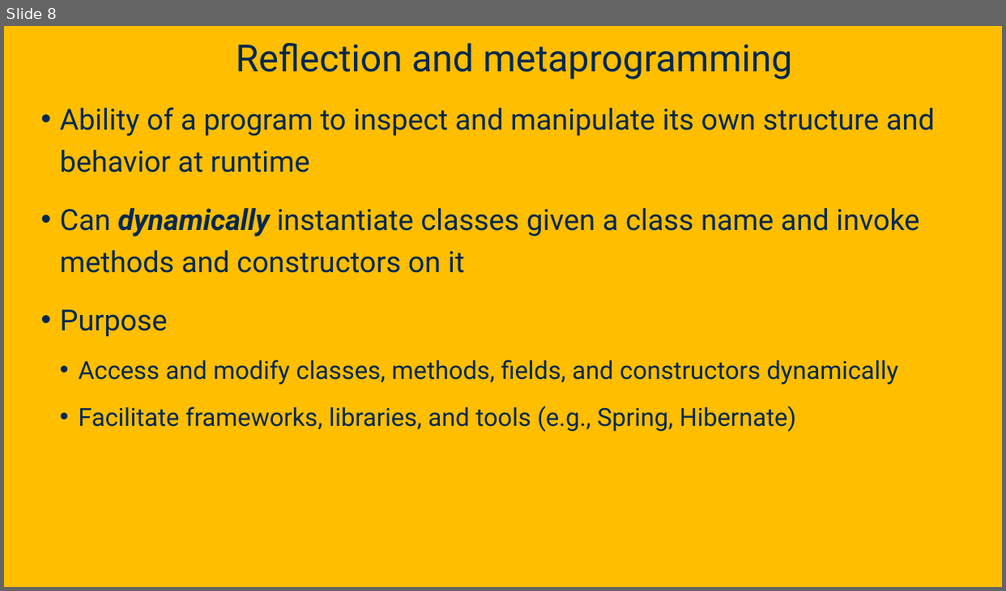
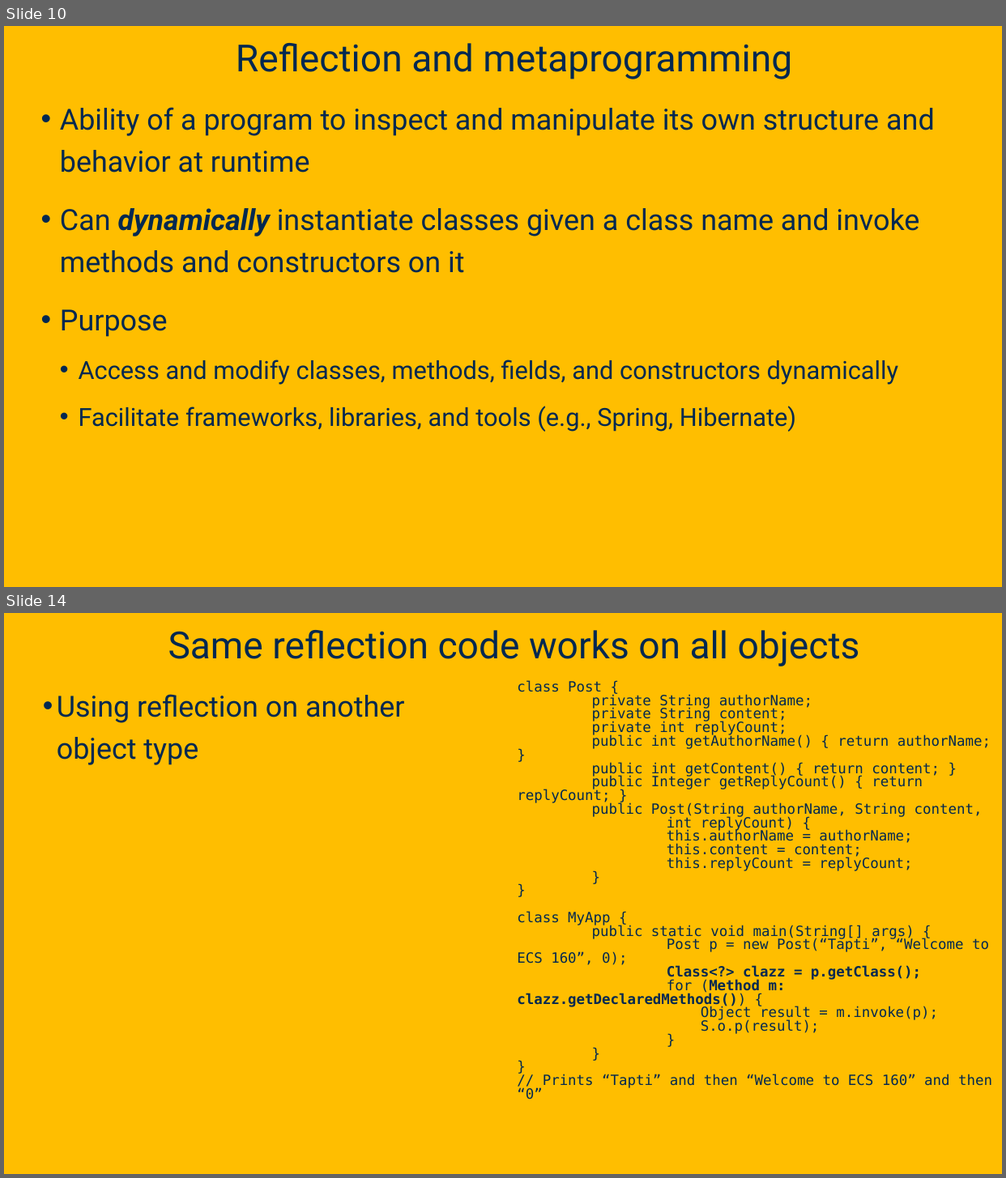
Before and after one commit to davsec-teaching/ECS160-Winter2025, a slide deck: slides/5_annotations_and_reflection.pptx. Shown one above the other, each under a label of ours: slide 8 before the commit, slides 10 and 14 after it; the slides between them are not shown. The pictures are 1006x591 and 1006x1178 pixels, drawn with LibreOffice and Linux fonts; fonts in the diff are those of the drawing; background and template pictures are left out. Boxes give left, top, right and bottom in pixels: in the first picture for what was removed or moved away, otherwise in the second. Text is boxed around its words. In the diff, an @@ line names an element or a change of style, - is before the commit and + after.

```diff
--- a/slides/5_annotations_and_reflection.pptx
+++ b/slides/5_annotations_and_reflection.pptx
@@ slide 14 added at <box>4,613,1002,1174</box>, background picture (left out) @@
@@ title added at <box>168,630,860,666</box>, 36 pt, text #022850 @@
+Same reflection code works on all objects
@@ text added at <box>517,680,992,1100</box>, 13.6 pt, text #022850 @@
+class Post {
+private String authorName;
+private String content;
+private int replyCount;
+public int getAuthorName() { return authorName; }
+public int getContent() { return content; }
+public Integer getReplyCount() { return replyCount; }
+public Post(String authorName, String content,
+int replyCount) {
+this.authorName = authorName;
+this.content = content;
+this.replyCount = replyCount;
+}
+}
+class MyApp {
+public static void main(String[] args) {
+Post p = new Post(“Tapti”, “Welcome to ECS 160”, 0);
+Class<?> clazz = p.getClass();
+for (Method m: clazz.getDeclaredMethods()) {
+Object result = m.invoke(p);
+S.o.p(result);
+}
+}
+}
+// Prints “Tapti” and then “Welcome to ECS 160” and then “0”
@@ text added at <box>57,694,404,765</box>, 28 pt, text #022850 @@
+• Using reflection on another object type
@@ what was slide 8 is now slide 10 @@
```
Also in this commit, not shown: 8 slides changed, 17 other slides added, 1 slide removed.
